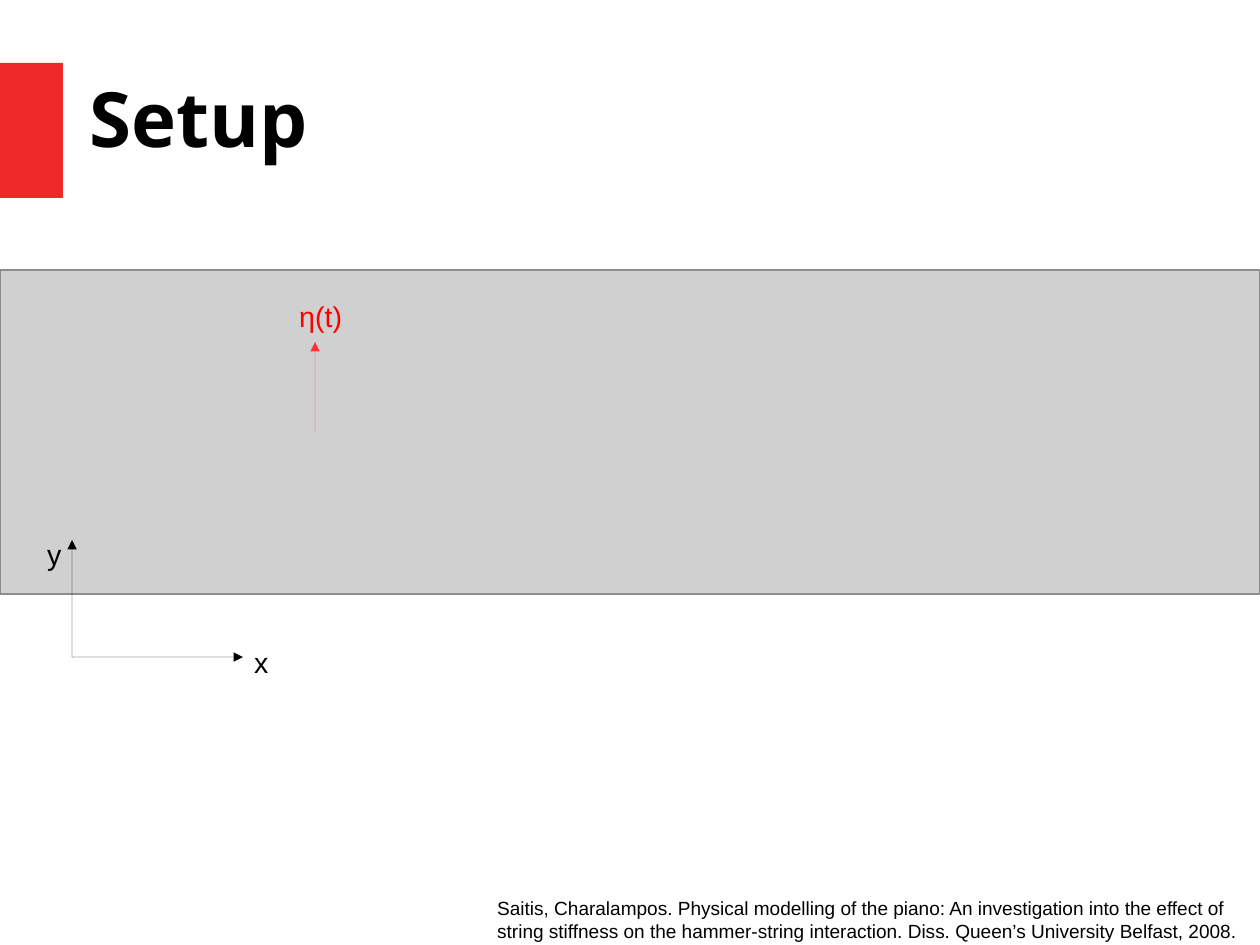
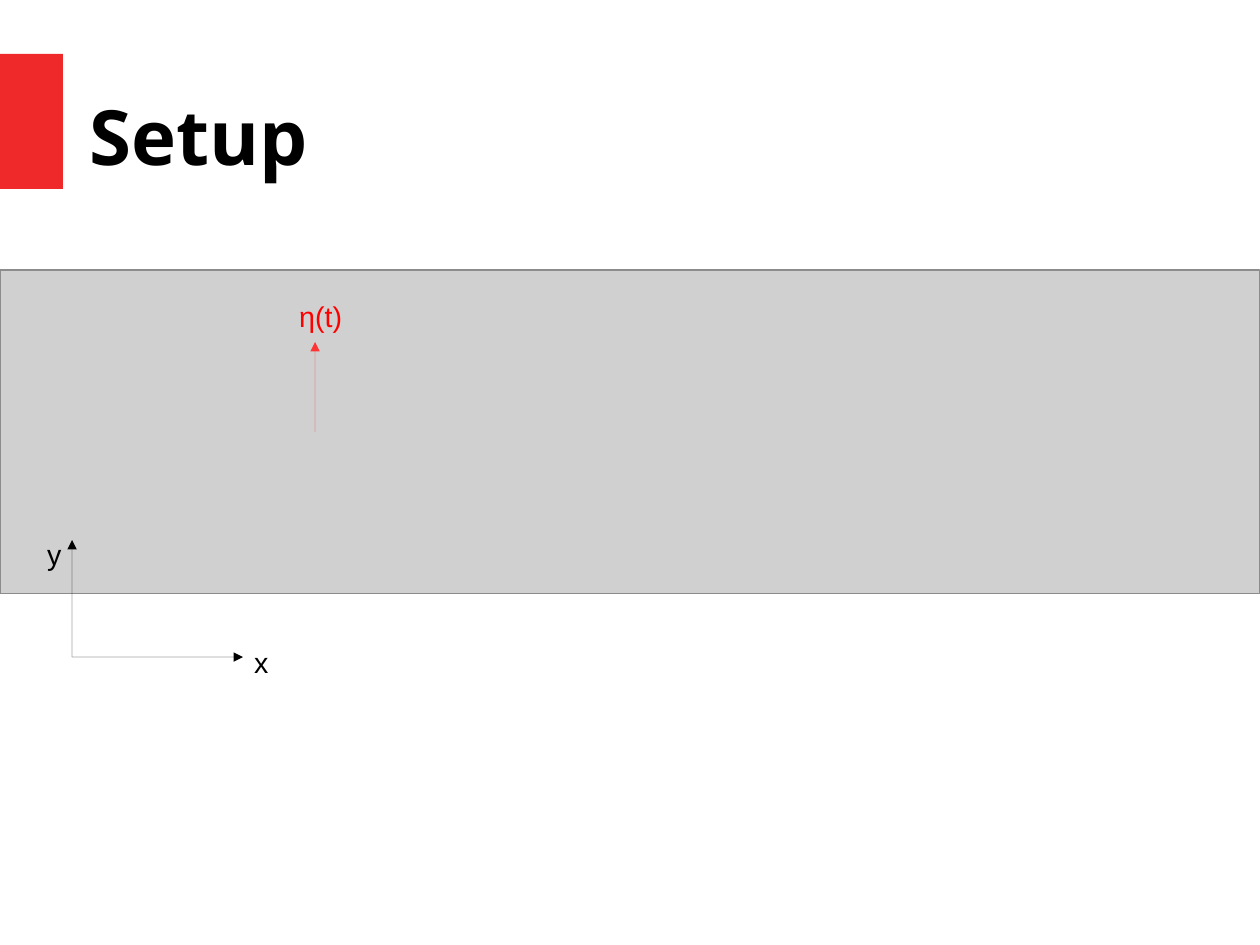
Before and after one commit to kianvde/PianoSimulation, a slide deck: slide 3 of presentation/Presentation ICCP.pptx. Drawn at 1260x945 pixels with LibreOffice and Linux fonts; fonts in the diff are those of the drawing; grey boxes stand for pictures. Boxes give left, top, right and bottom in pixels: in the first picture for what was removed or moved away, otherwise in the second. Text is boxed around its words. In the diff, an @@ line names an element or a change of style, - is before the commit and + after.

```diff
--- a/presentation/Presentation ICCP.pptx
+++ b/presentation/Presentation ICCP.pptx
@@ rectangle: place and size @@
-rectangle at <box>0,63,63,198</box>
+rectangle at <box>0,54,63,189</box>
@@ text "Setup": place and size @@
-text "Setup" at <box>90,91,308,166</box>
+text "Setup" at <box>90,109,308,184</box>
@@ text removed at <box>497,901,1236,942</box> @@
-Saitis, Charalampos. Physical modelling of the piano: An investigation into the effect of string stiffness on the hammer-string interaction. Diss. Queen’s University Belfast, 2008.
```
Also in this commit, not shown: 9 other slides changed, 3 slides added, 2 slides removed.
